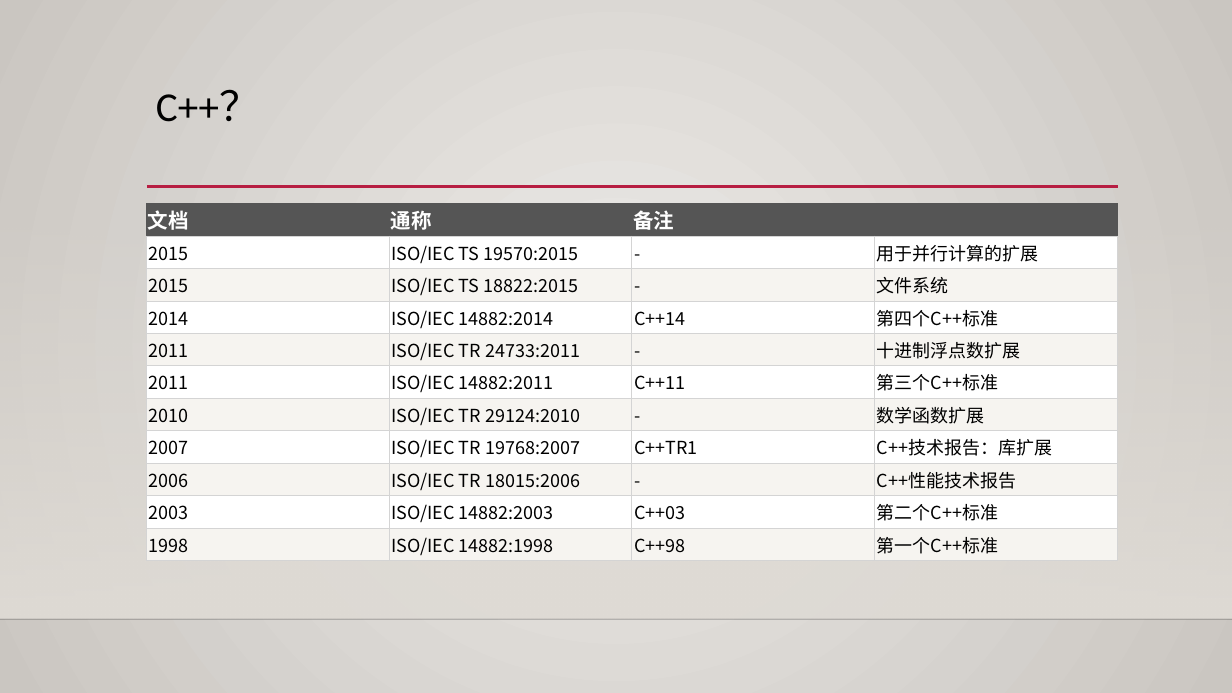
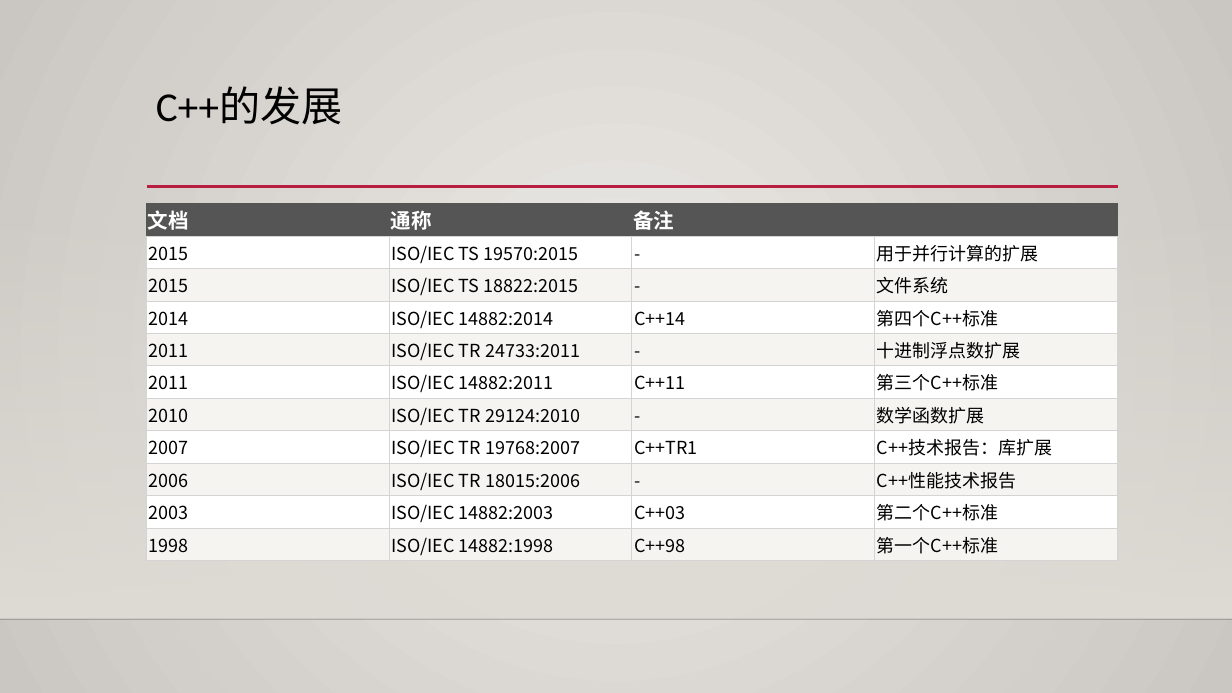
Before and after one commit to albertclass/Lessons, a slide deck: slide 4 of advance c++/courseware.pptx. Drawn at 1232x693 pixels with LibreOffice and Linux fonts; fonts in the diff are those of the drawing; background and template pictures are left out. Boxes give left, top, right and bottom in pixels: in the first picture for what was removed or moved away, otherwise in the second. Text is boxed around its words. In the diff, an @@ line names an element or a change of style, - is before the commit and + after.

```diff
--- a/advance c++/courseware.pptx
+++ b/advance c++/courseware.pptx
@@ title at box(156, 87, 342, 125): text changed @@
-C++？
+C++的发展
```
Also in this commit, not shown: 6 other slides changed, 4 slides added, 1 slide removed, 55 other files.
